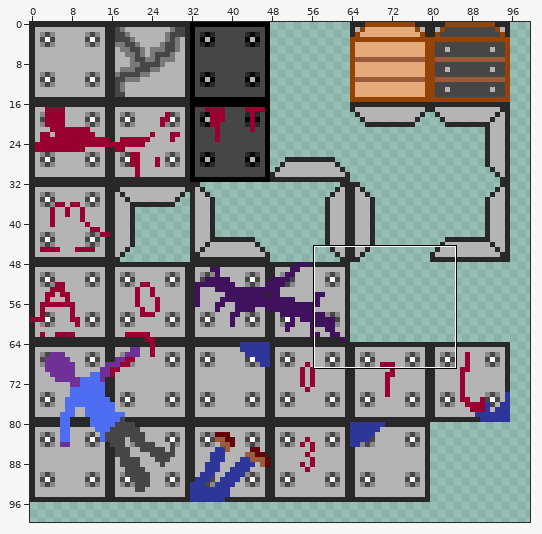
Two versions of one sprite sheet, textures/tiles.png. Above, an overview of the earlier version with the close-up marked.
Close-up. Earlier state:
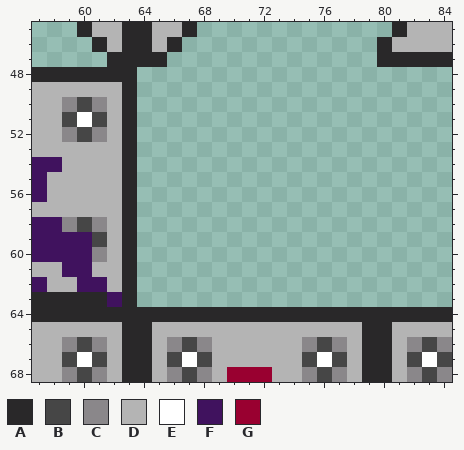
The file is 100x100 pixels. Colours within 5 levels of each other are drawn and written as one. Shown: x 57..84, y 45..68.
Palette (. is transparent): A #292829  B #464646  C #8a878a  D #b4b4b4  E #ffffff  F #40125e  G #990030
Pixels before, first column x 57:
45 ...ADDAADDA.............ADDD
46 ....ADAADA.............ADDDD
47 .....AAAA..............AAAAA
48 AAAAAAA.....................
49 DDDDDDA.....................
50 DDCBCDA.....................
51 DDBEBDA.....................
52 DDCBCDA.....................
53 DDDDDDA.....................
54 FFDDDDA.....................
55 FDDDDDA.....................
56 FDDDDDA.....................
57 DDDDDDA.....................
58 FFCBCDA.....................
59 FFFFBDA.....................
60 FFFFCDA.....................
61 DDFFDDA.....................
62 FDDFFDA.....................
63 AAAAAFA.....................
64 AAAAAAAAAAAAAAAAAAAAAAAAAAAA
65 DDDDDDAADDDDDDDDDDDDDDAADDDD
66 DDCBCDAADCBCDDDDDDCBCDAADCBC
67 DDBEBDAADBEBDDDDDDBEBDAADBEB
68 DDCBCDAADCBCDGGGDDCBCDAADCBC
After the commit:
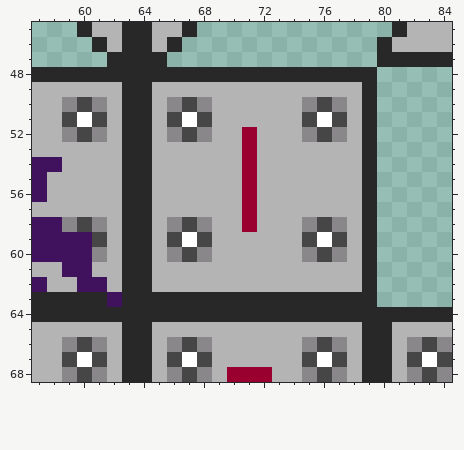
The exact change:
Changed rows in their new state; - is an unchanged pixel.
first column x 64:
48 AAAAAAAAAAAAAAAA
49 ADDDDDDDDDDDDDDA
50 ADCBCDDDDDDCBCDA
51 ADBEBDDDDDDBEBDA
52 ADCBCDDGDDDCBCDA
53 ADDDDDDGDDDDDDDA
54 ADDDDDDGDDDDDDDA
55 ADDDDDDGDDDDDDDA
56 ADDDDDDGDDDDDDDA
57 ADDDDDDGDDDDDDDA
58 ADCBCDDGDDDCBCDA
59 ADBEBDDDDDDBEBDA
60 ADCBCDDDDDDCBCDA
61 ADDDDDDDDDDDDDDA
62 ADDDDDDDDDDDDDDA
63 AAAAAAAAAAAAAAAA
Where, in picture pixels (left, top, right, bottom), the same in both close-ups:
added: (137, 67, 377, 307)
